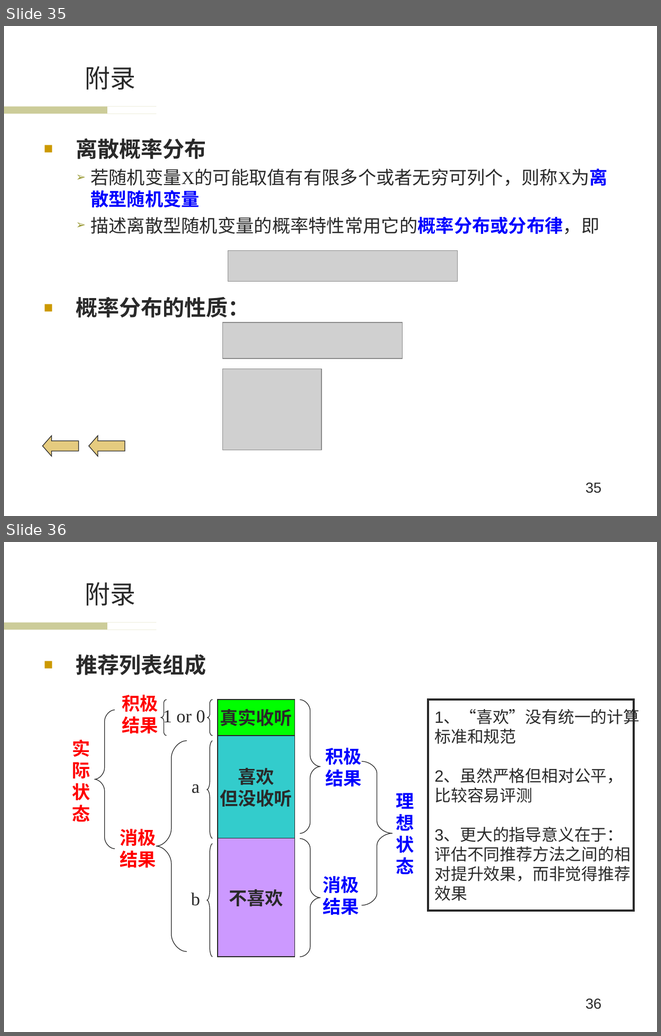
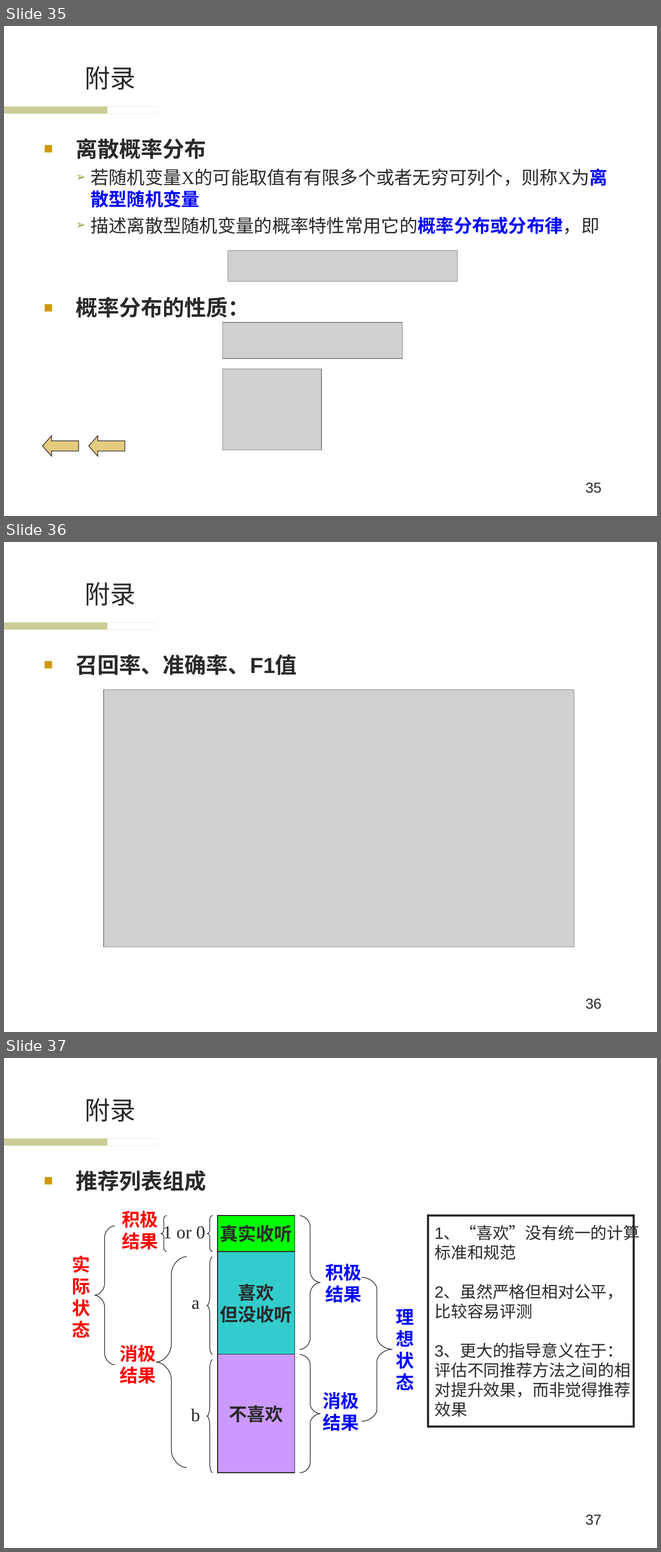
Before and after one commit to wwssttt/NJUThesis, a slide deck: 答辩准备/一种基于时间序列分析的个性化音乐推荐系统及其实现.ppt. Shown one above the other, each under a label of ours: slides 35 and 36 before the commit, slides 35, 36 and 37 after it. The pictures are 661x1036 and 661x1552 pixels, drawn with LibreOffice and Linux fonts; fonts in the diff are those of the drawing; grey boxes stand for pictures; background and template pictures are left out. Boxes give left, top, right and bottom in pixels: in the first picture for what was removed or moved away, otherwise in the second. Text is boxed around its words. In the diff, an @@ line names an element or a change of style, - is before the commit and + after.

Commit message:
召回率、准确率、F1值

```diff
--- a/答辩准备/一种基于时间序列分析的个性化音乐推荐系统及其实现.ppt
+++ b/答辩准备/一种基于时间序列分析的个性化音乐推荐系统及其实现.ppt
@@ slide 36 added at [4,542,657,1032], background #FFFFFF; not listed: 2 template elements that a slide beside it also shows @@
@@ title added at [85,582,136,606], 28 pt, text #292929 @@
+附录
@@ text added at [76,654,298,675], 24 pt, text #292929, bold @@
+■ 召回率、准确率、F1值
@@ picture added at [104,689,574,947] @@
@@ page number added at [585,998,601,1009], 16 pt, text #292929 @@
+36
@@ what was slide 36 is now slide 37 @@
@@ page number at [585,1514,601,1525]: text changed @@
-36
+37
```
Also in this commit, not shown: 1 slide changed, 2 other files.
